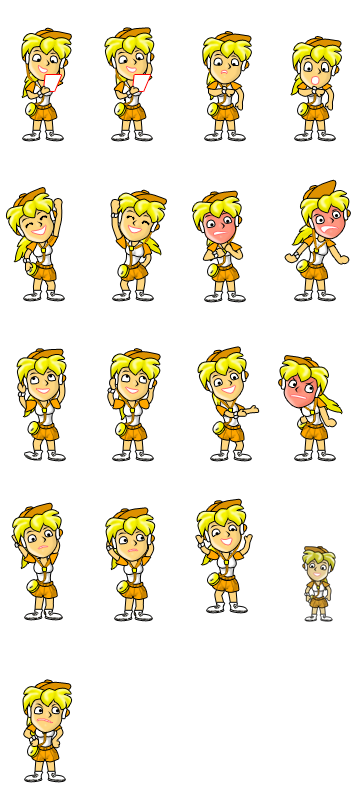
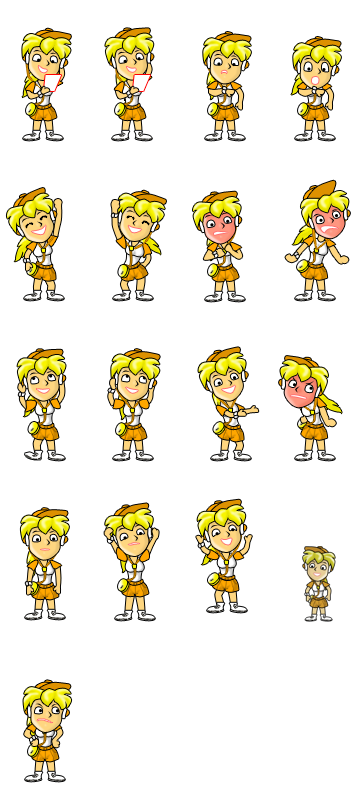
Layer changes from the first 360x800 image to the second:
painted on "Слой 29" over 11, 502, 160, 622
